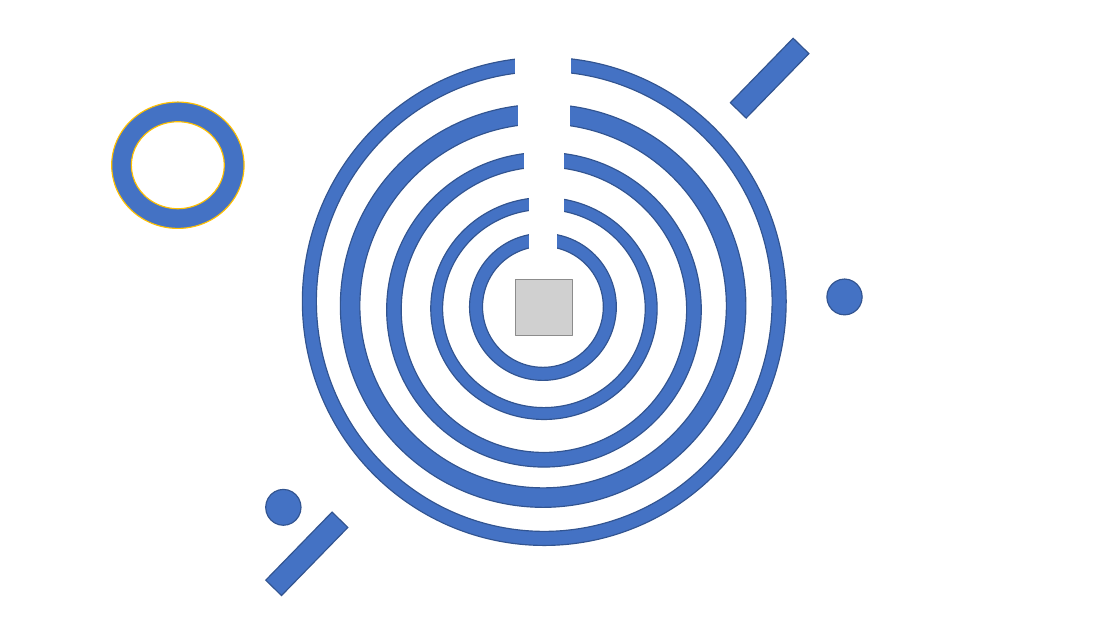
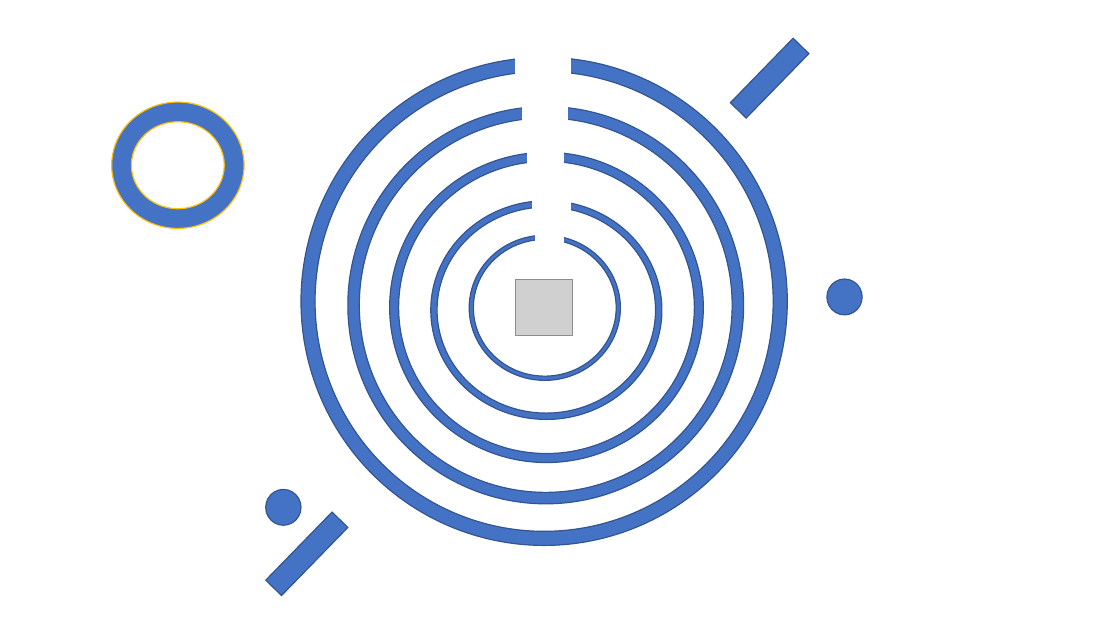
Before and after one commit to RIDENTEM/ppJam2019, a slide deck: slide 8 of ppJam.pptm (slide 6 before the commit). Drawn at 1120x630 pixels with LibreOffice and Linux fonts; fonts in the diff are those of the drawing; grey boxes stand for pictures. Boxes give left, top, right and bottom in pixels: in the first picture for what was removed or moved away, otherwise in the second. Text is boxed around its words. In the diff, an @@ line names an element or a change of style, - is before the commit and + after.

```diff
--- a/ppJam.pptm
+++ b/ppJam.pptm
@@ donut resized from (x1=340, y1=104, x2=746, y2=507) to (x1=348, y1=107, x2=744, y2=504) @@
@@ rectangle resized from (x1=518, y1=104, x2=569, y2=130) to (x1=523, y1=101, x2=567, y2=124) @@
@@ rectangle resized from (x1=525, y1=148, x2=563, y2=176) to (x1=528, y1=148, x2=563, y2=166) @@
@@ proportions changed in 4 elements at (x1=348, y1=107, x2=744, y2=504), (x1=470, y1=235, x2=621, y2=381), (x1=431, y1=201, x2=662, y2=419), (x1=390, y1=152, x2=703, y2=462) @@
@@ donut resized from (x1=386, y1=152, x2=702, y2=467) to (x1=390, y1=152, x2=703, y2=462) @@
@@ donut resized from (x1=431, y1=197, x2=658, y2=419) to (x1=431, y1=201, x2=662, y2=419) @@
@@ rectangle resized from (x1=529, y1=194, x2=563, y2=216) to (x1=533, y1=197, x2=571, y2=213) @@
@@ donut resized from (x1=470, y1=234, x2=617, y2=381) to (x1=470, y1=235, x2=621, y2=381) @@
@@ rectangle resized from (x1=529, y1=231, x2=557, y2=253) to (x1=536, y1=234, x2=564, y2=246) @@
```
Also in this commit, not shown: 6 other slides changed, 3 slides added, 1 slide removed.
